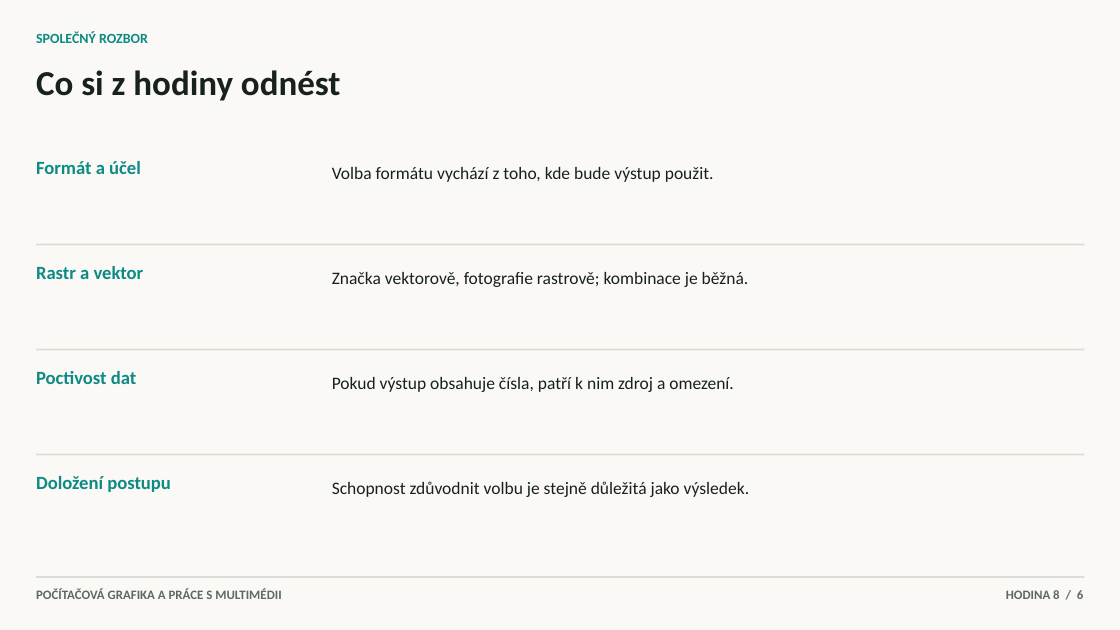
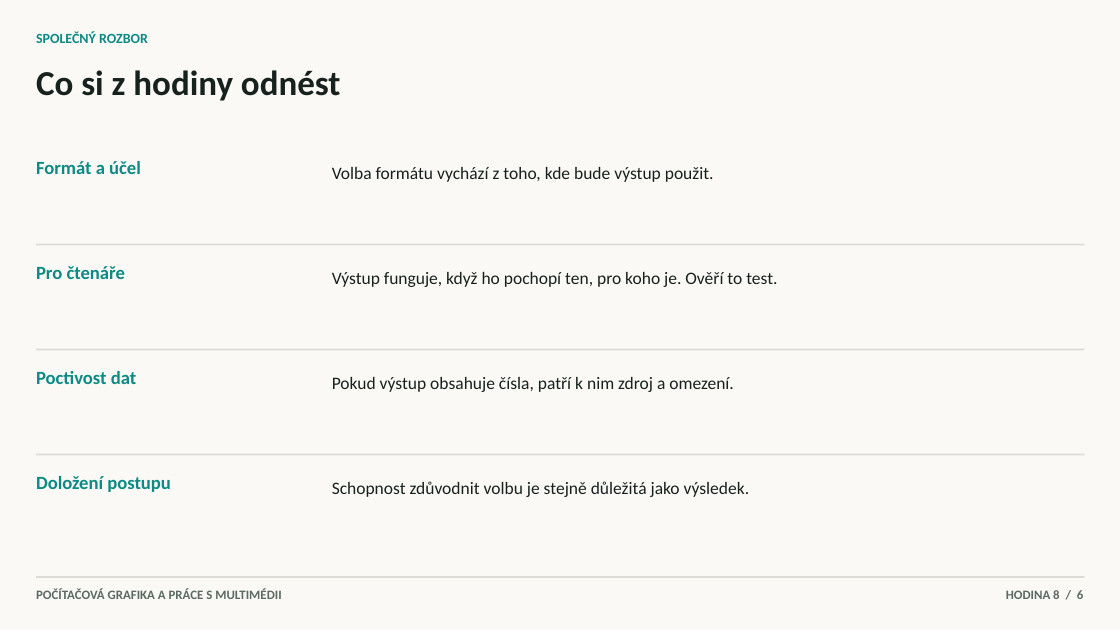
Before and after one commit to hlaska18/karel_hlas-web, a slide deck: slide 6 of public/materialy/1L/6/Prezentace k hodinám/8. Závěrečný výstup a obhajoba.pptx. Drawn at 1120x630 pixels with LibreOffice and Linux fonts; fonts in the diff are those of the drawing. Boxes give left, top, right and bottom in pixels: in the first picture for what was removed or moved away, otherwise in the second. Text is boxed around its words. In the diff, an @@ line names an element or a change of style, - is before the commit and + after.

```diff
--- a/public/materialy/1L/6/Prezentace k hodinám/8. Závěrečný výstup a obhajoba.pptx
+++ b/public/materialy/1L/6/Prezentace k hodinám/8. Závěrečný výstup a obhajoba.pptx
@@ text at <box>36,266,125,279</box>: text changed @@
-Rastr a vektor
+Pro čtenáře
@@ text at <box>332,272,777,287</box>: text changed @@
-Značka vektorově, fotografie rastrově; kombinace je běžná.
+Výstup funguje, když ho pochopí ten, pro koho je. Ověří to test.
```
Also in this commit, not shown: 5 other slides changed, 13 other files.
